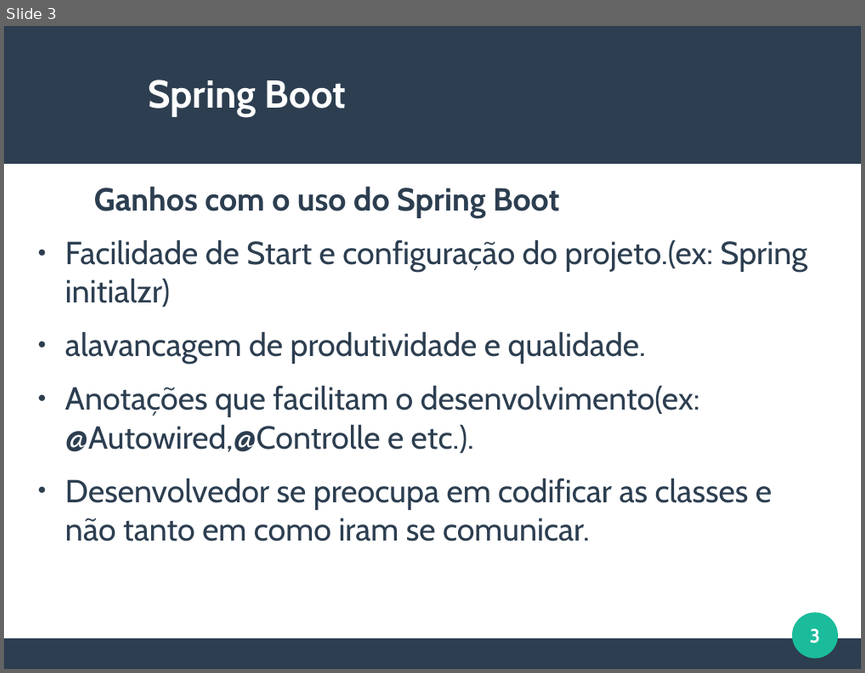
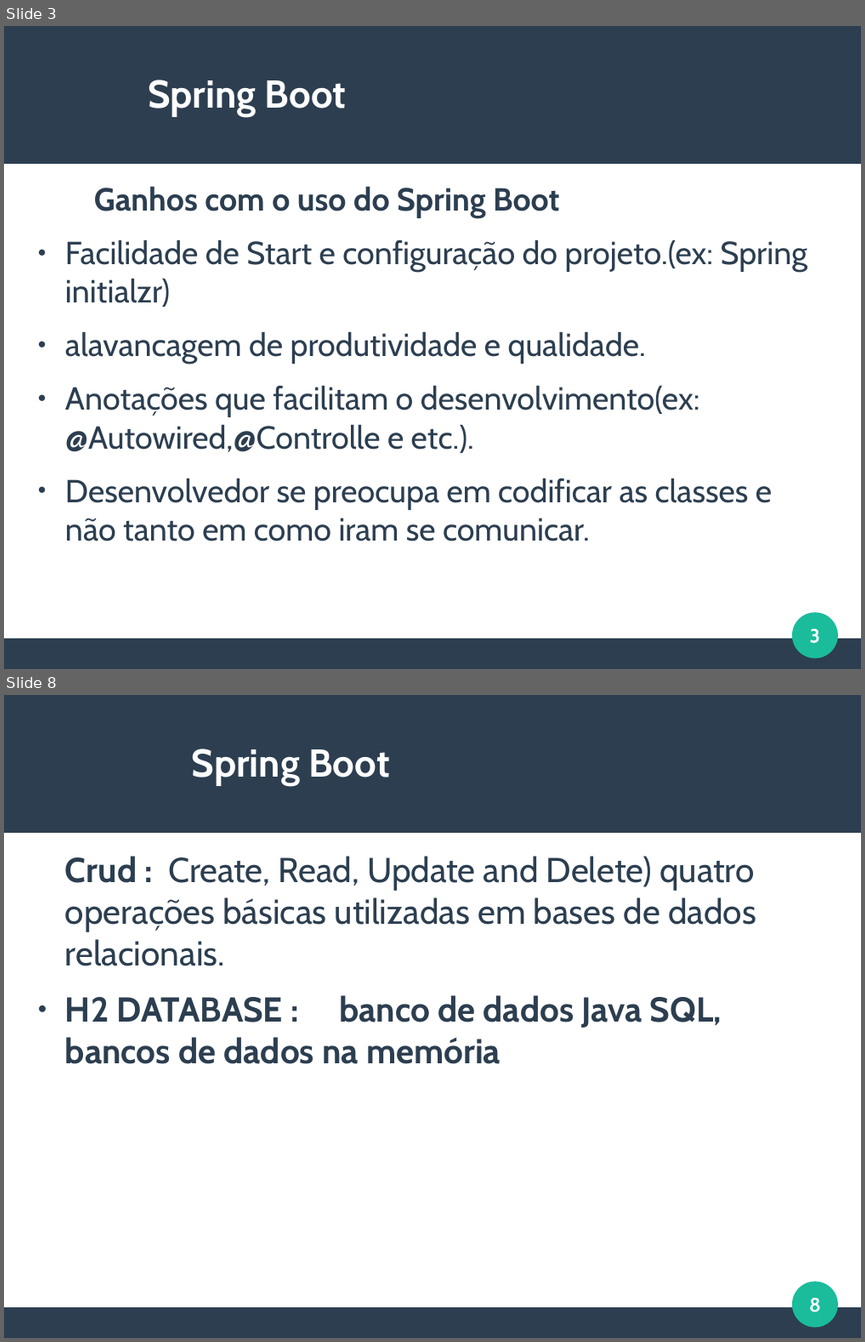
Before and after one commit to viniciusFortti/test, a slide deck: Apresentação/ApresentaçãoQuintaSemana.odp. Shown one above the other, each under a label of ours: slide 3 before the commit, slides 3 and 8 after it; the slides between them are not shown. The pictures are 865x673 and 865x1342 pixels, drawn with LibreOffice and Linux fonts; fonts in the diff are those of the drawing. Boxes give left, top, right and bottom in pixels: in the first picture for what was removed or moved away, otherwise in the second. Text is boxed around its words. In the diff, an @@ line names an element or a change of style, - is before the commit and + after.

Commit message:
(ajustando crud h2)

```diff
--- a/Apresentação/ApresentaçãoQuintaSemana.odp
+++ b/Apresentação/ApresentaçãoQuintaSemana.odp
@@ slide 8 added at (4,695,861,1338), background #FFFFFF; not listed: 3 template elements that a slide beside it also shows @@
@@ title added at (192,749,389,786), 36 pt, text #FFFFFF, bold @@
+Spring Boot
@@ text added at (65,856,756,1064), 32 pt, text #2C3E50 @@
+Crud : Create, Read, Update and Delete) quatro operações básicas utilizadas em bases de dados relacionais.
+● H2 DATABASE : banco de dados Java SQL, bancos de dados na memória
@@ page number added at (809,1297,821,1312), 18 pt, text #FFFFFF, bold @@
+8
```
Also in this commit, not shown: 1 slide changed, 1 other slide added, 16 other files.
